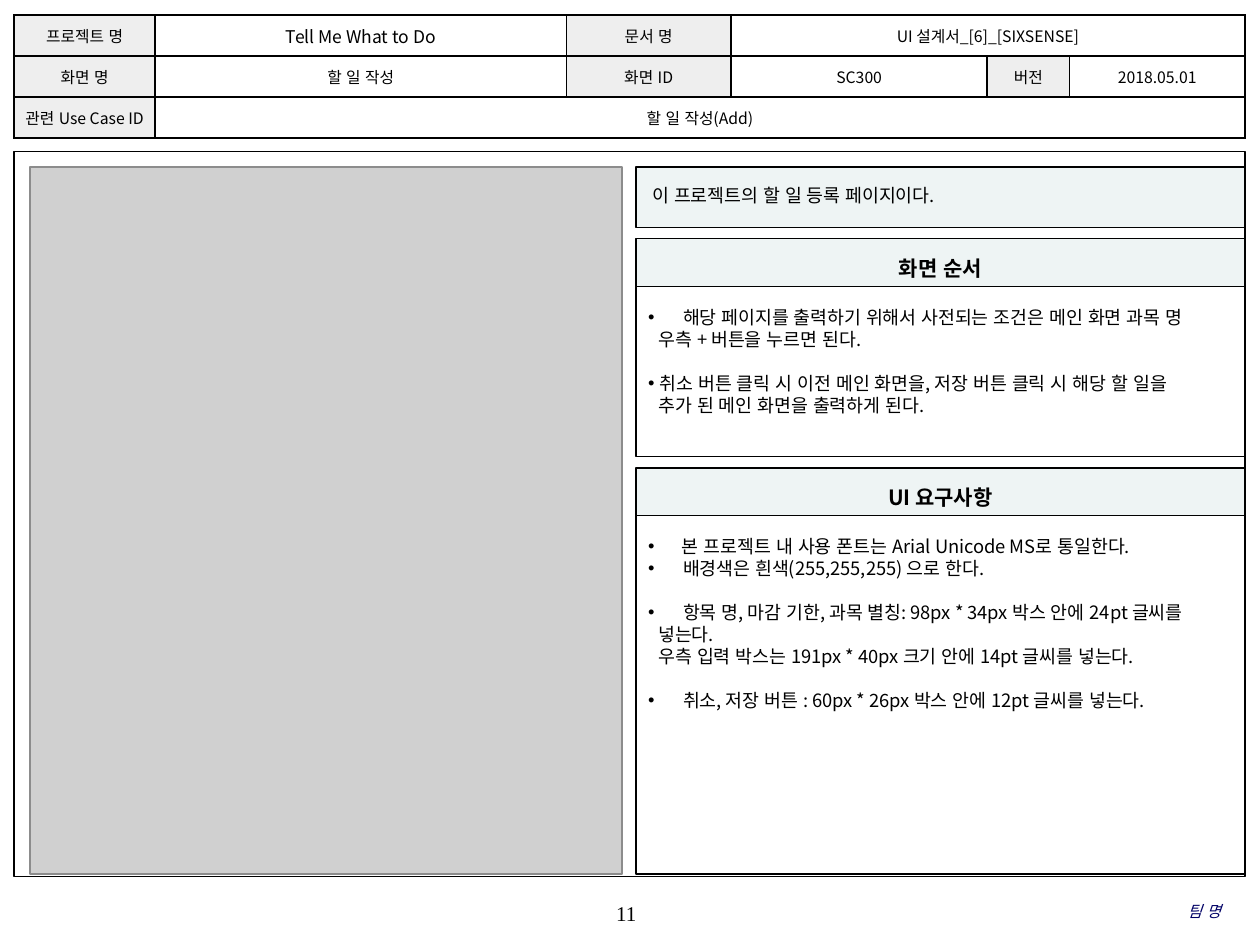
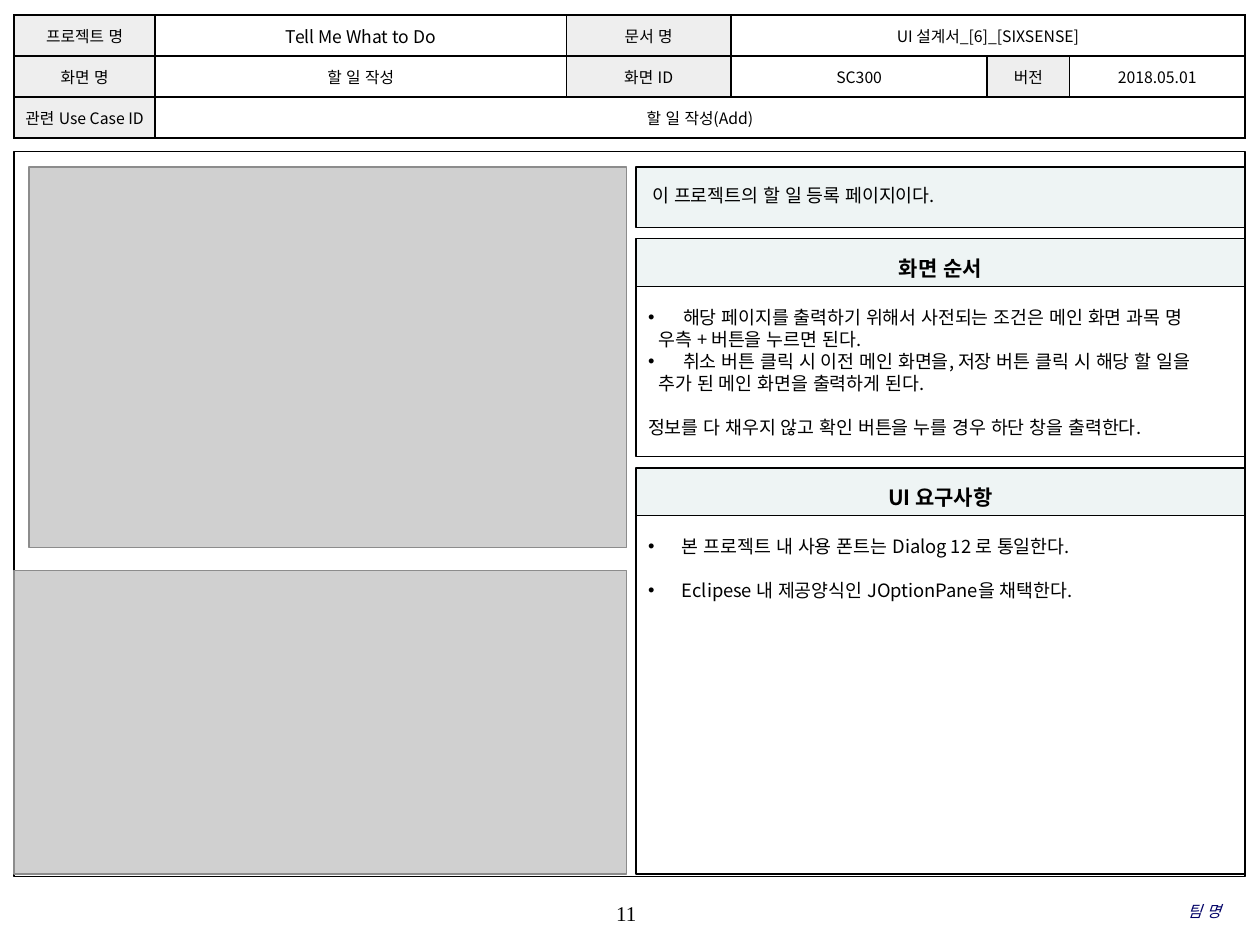
Before and after one commit to SMU-SE-Admin/18-1_6_SIXSENSE_Doc, a slide deck: slide 11 of 03 설계/UI 설계서_[6]_[SIXSENSE].pptx. Drawn at 1260x945 pixels with LibreOffice and Linux fonts; fonts in the diff are those of the drawing; grey boxes stand for pictures; background and template pictures are left out. Boxes give left, top, right and bottom in pixels: in the first picture for what was removed or moved away, otherwise in the second. Text is boxed around its words. In the diff, an @@ line names an element or a change of style, - is before the commit and + after.

```diff
--- a/03 설계/UI 설계서_[6]_[SIXSENSE].pptx
+++ b/03 설계/UI 설계서_[6]_[SIXSENSE].pptx
@@ picture: place and size @@
-picture at <box>30,166,622,873</box>
+picture at <box>29,166,626,547</box>
@@ text in rectangle at <box>648,418,1141,436</box>: paragraph added @@
+정보를 다 채우지 않고 확인 버튼을 누를 경우 하단 창을 출력한다.
@@ text in rectangle at <box>682,537,1072,602</box>: text changed @@
-• 본 프로젝트 내 사용 폰트는 Arial Unicode MS로 통일한다.
-• 배경색은 흰색(255,255,255) 으로 한다.
-• 항목 명, 마감 기한, 과목 별칭: 98px * 34px 박스 안에 24pt 글씨를
-넣는다.
-우측 입력 박스는 191px * 40px 크기 안에 14pt 글씨를 넣는다.
-• 취소, 저장 버튼 : 60px * 26px 박스 안에 12pt 글씨를 넣는다.
+• 본 프로젝트 내 사용 폰트는 Dialog 12 로 통일한다.
+• Eclipese 내 제공양식인 JOptionPane을 채택한다.
@@ picture added at <box>14,571,626,874</box> @@
```
Also in this commit, not shown: 18 other slides changed, 4 slides added.
